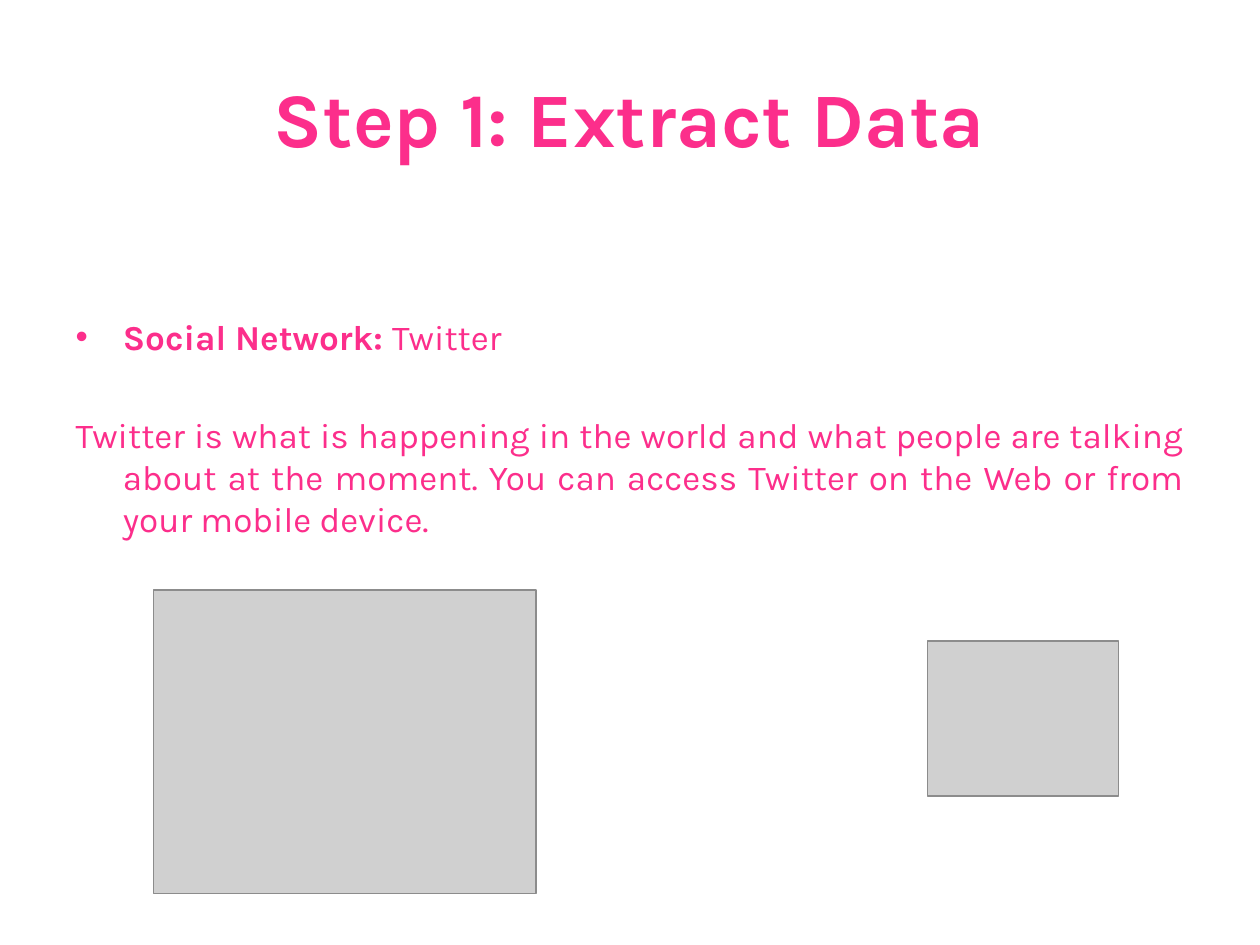
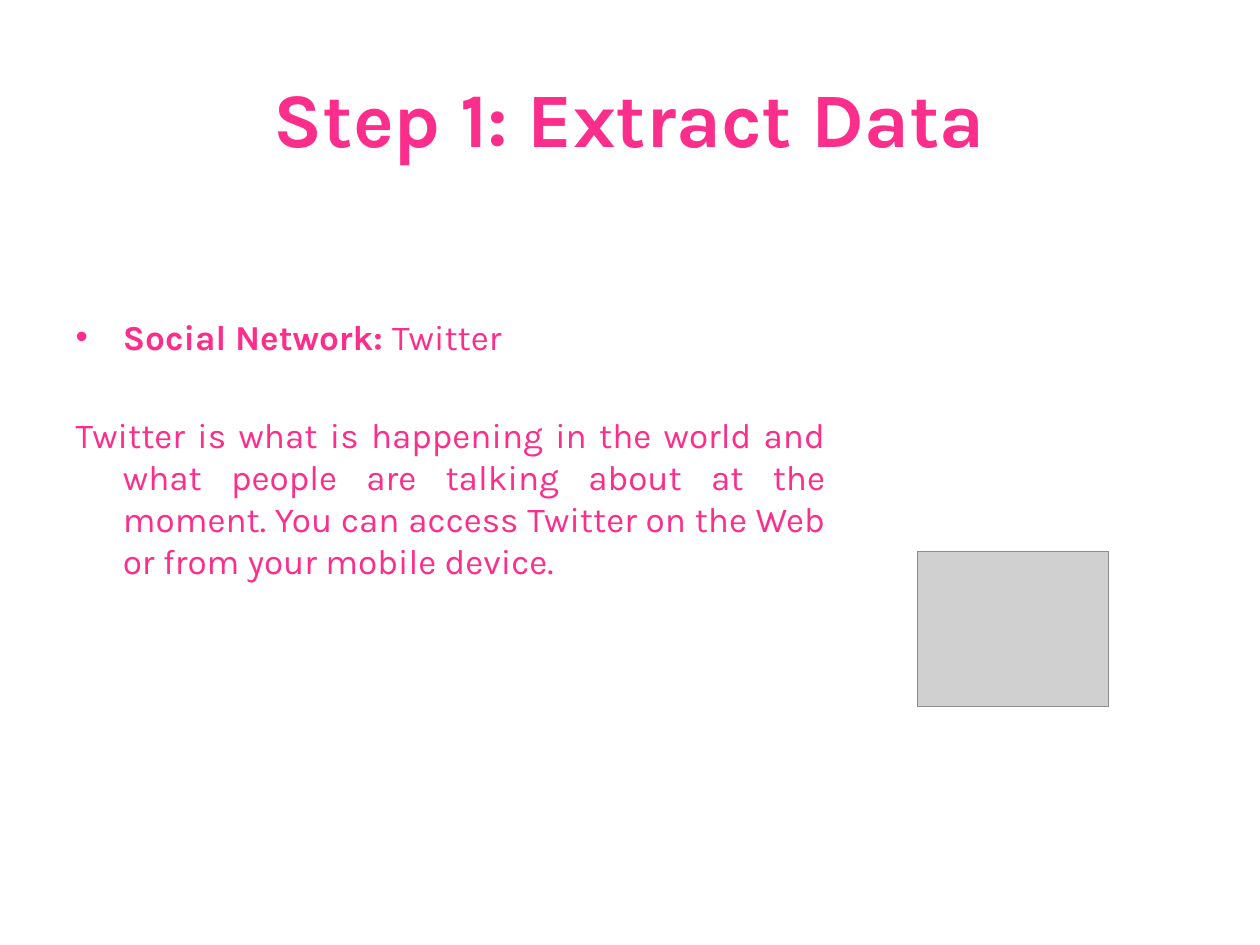
Before and after one commit to ALandazabal/Analisis-de-Sentimiento--Talk, a slide deck: slide 13 of Angelica Landazabal - PyConCo2020.pptx. Drawn at 1260x945 pixels with LibreOffice and Linux fonts; fonts in the diff are those of the drawing; grey boxes stand for pictures. Boxes give left, top, right and bottom in pixels: in the first picture for what was removed or moved away, otherwise in the second. Text is boxed around its words. In the diff, an @@ line names an element or a change of style, - is before the commit and + after.

```diff
--- a/Angelica Landazabal - PyConCo2020.pptx
+++ b/Angelica Landazabal - PyConCo2020.pptx
@@ text "Social Network: Twitter" rewrapped from [76, 325, 1183, 541] to [76, 325, 825, 583] @@
@@ picture: place and size @@
-picture at [927, 641, 1119, 796]
+picture at [917, 552, 1109, 707]
@@ picture removed at [154, 590, 537, 893] @@
```
Also in this commit, not shown: 1 other slide changed, 6 other files.
